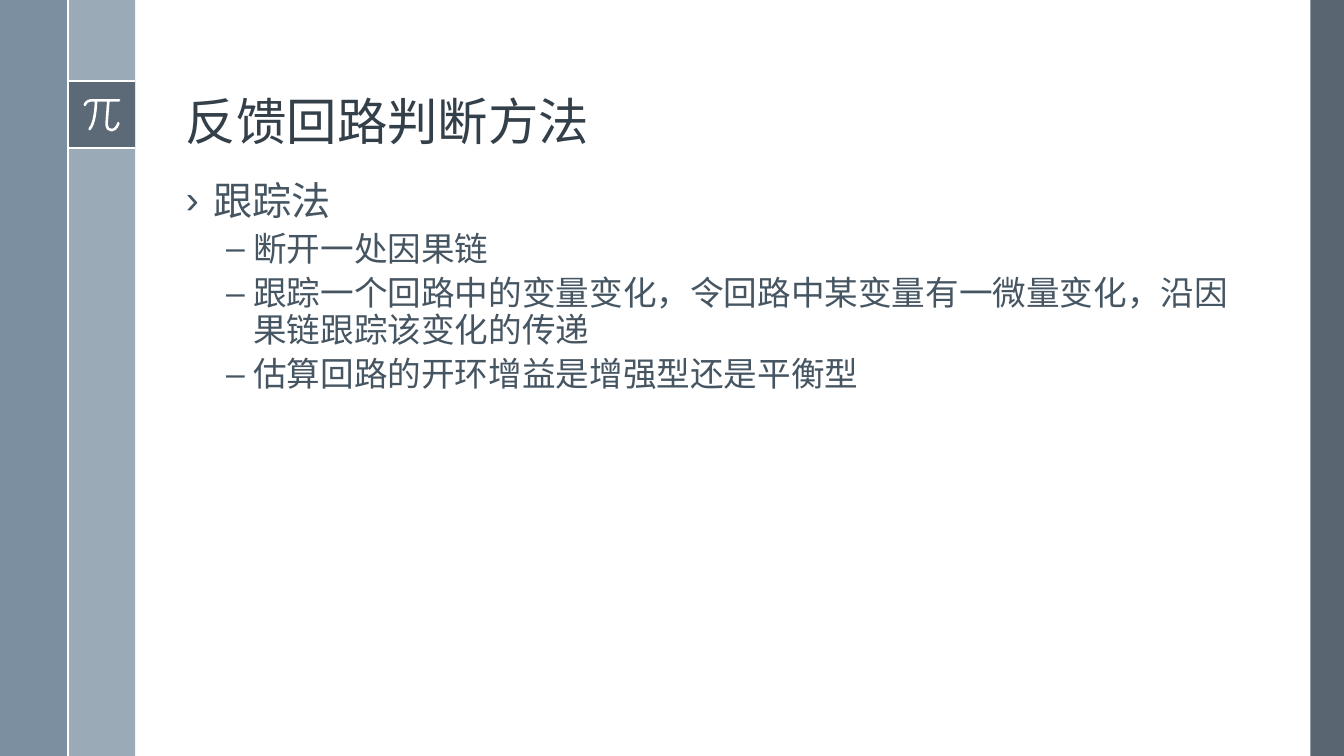
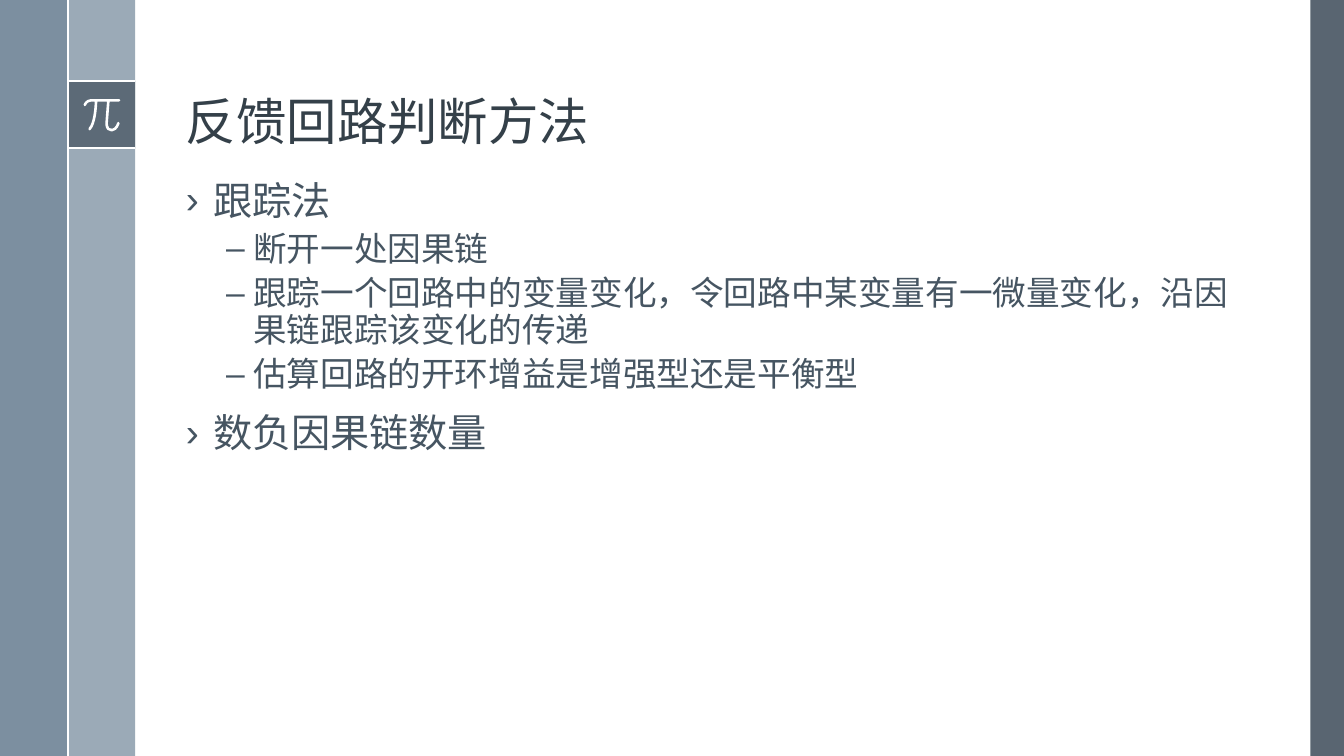
Before and after one commit to exoplanetX/SystemDynamics, a slide deck: slide 17 of 2019系统仿真-6-因果分析.pptx. Drawn at 1344x756 pixels with LibreOffice and Linux fonts; fonts in the diff are those of the drawing. Boxes give left, top, right and bottom in pixels: in the first picture for what was removed or moved away, otherwise in the second. Text is boxed around its words. In the diff, an @@ line names an element or a change of style, - is before the commit and + after.

```diff
--- a/2019系统仿真-6-因果分析.pptx
+++ b/2019系统仿真-6-因果分析.pptx
@@ text at <box>213,414,487,450</box>: paragraph added @@
+› 数负因果链数量
```
